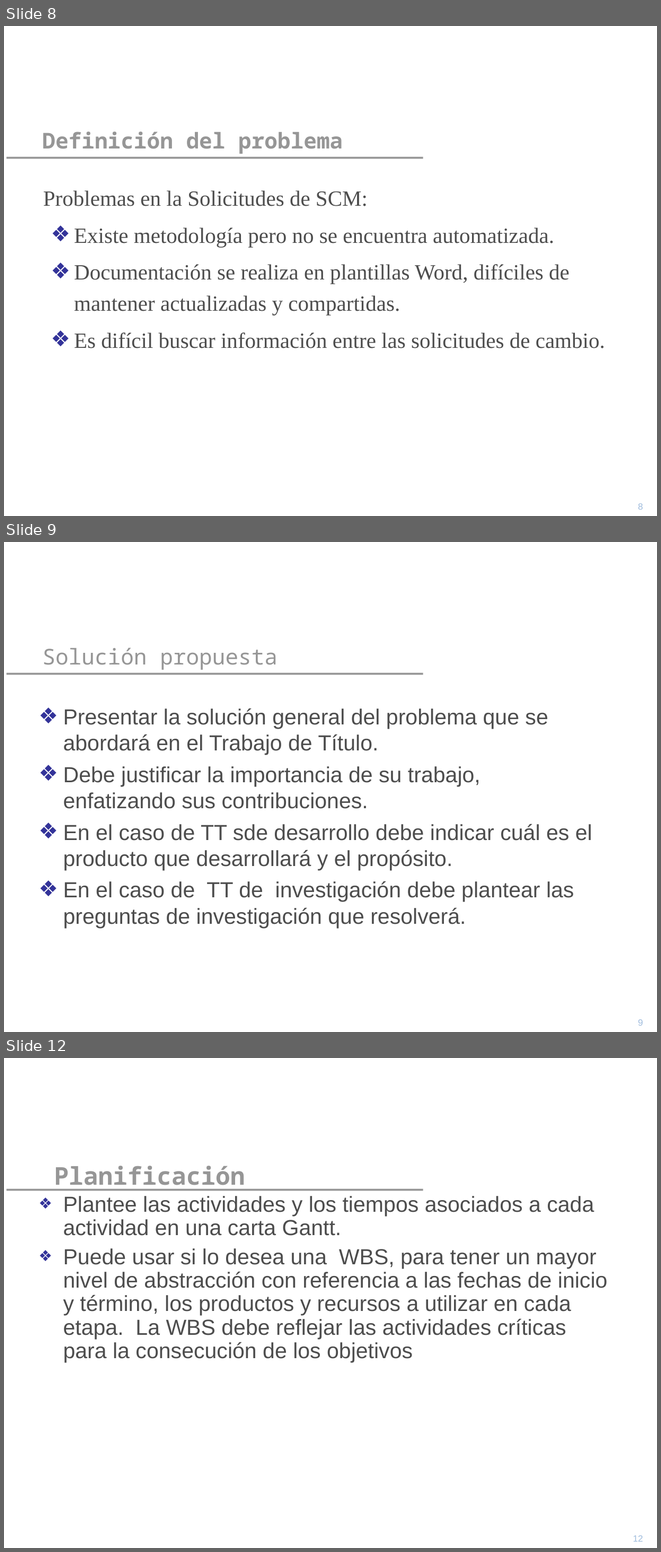
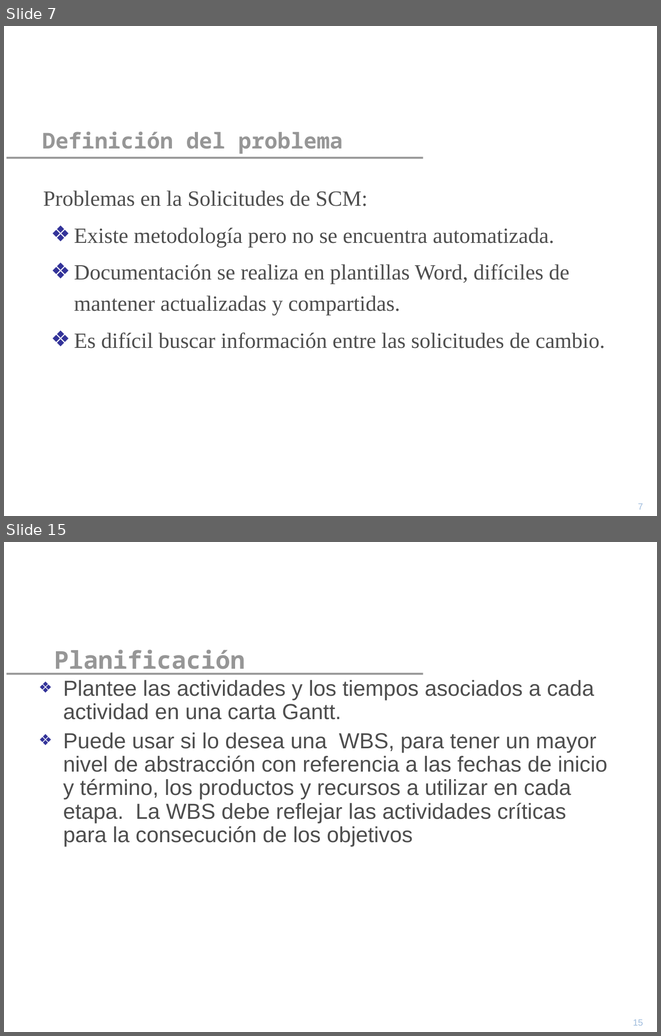
Before and after one commit to yano2h/TESIS, a slide deck: Informes/Propuesta/Precentacion_Propuesta.ppt. Shown one above the other, each under a label of ours: slides 8, 9 and 12 before the commit, slides 7 and 15 after it; the slides between them are not shown. The pictures are 661x1552 and 661x1036 pixels, drawn with LibreOffice and Linux fonts; fonts in the diff are those of the drawing; background and template pictures are left out. Boxes give left, top, right and bottom in pixels: in the first picture for what was removed or moved away, otherwise in the second. Text is boxed around its words. In the diff, an @@ line names an element or a change of style, - is before the commit and + after.

```diff
--- a/Informes/Propuesta/Precentacion_Propuesta.ppt
+++ b/Informes/Propuesta/Precentacion_Propuesta.ppt
@@ slide 9 removed at <box>4,542,657,1032</box>, background picture (left out); not listed: 1 template element that a slide beside it also shows @@
@@ title removed at <box>42,647,277,670</box> @@
-Solución propuesta
@@ text removed at <box>63,708,592,928</box> @@
-❖ Presentar la solución general del problema que se abordará en el Trabajo de Título.
-❖ Debe justificar la importancia de su trabajo, enfatizando sus contribuciones.
-❖ En el caso de TT sde desarrollo debe indicar cuál es el producto que desarrollará y el propósito.
-❖ En el caso de TT de investigación debe plantear las preguntas de investigación que resolverá.
@@ page number removed at <box>638,1019,643,1025</box> @@
-9
@@ what was slide 8 is now slide 7 @@
@@ page number at <box>638,503,643,509</box>: text changed @@
-8
+7
@@ what was slide 12 is now slide 15 @@
@@ page number at <box>633,1019,643,1025</box>: text changed @@
-12
+15
```
Also in this commit, not shown: 1 slide changed, 8 slides added, 4 other slides removed.
